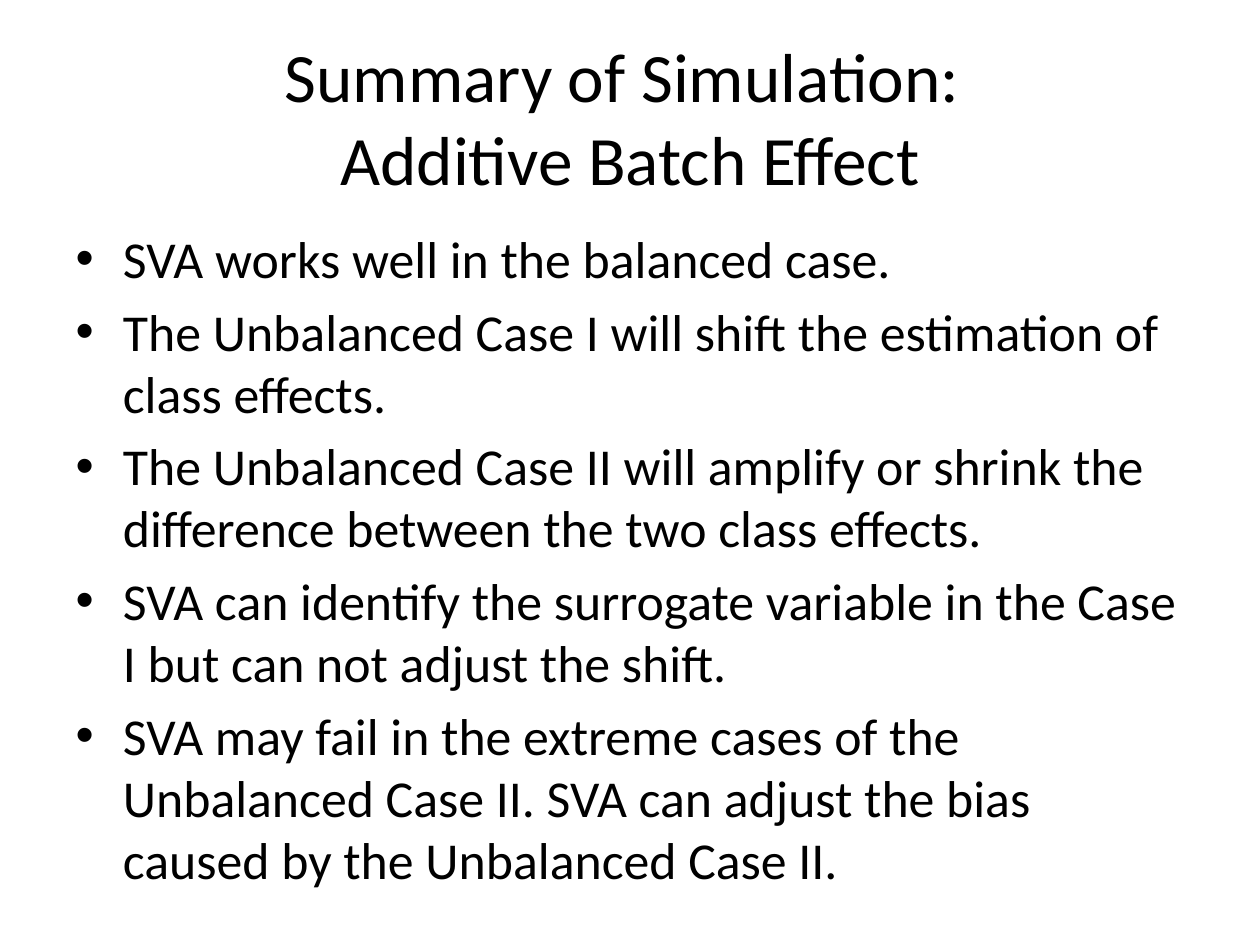
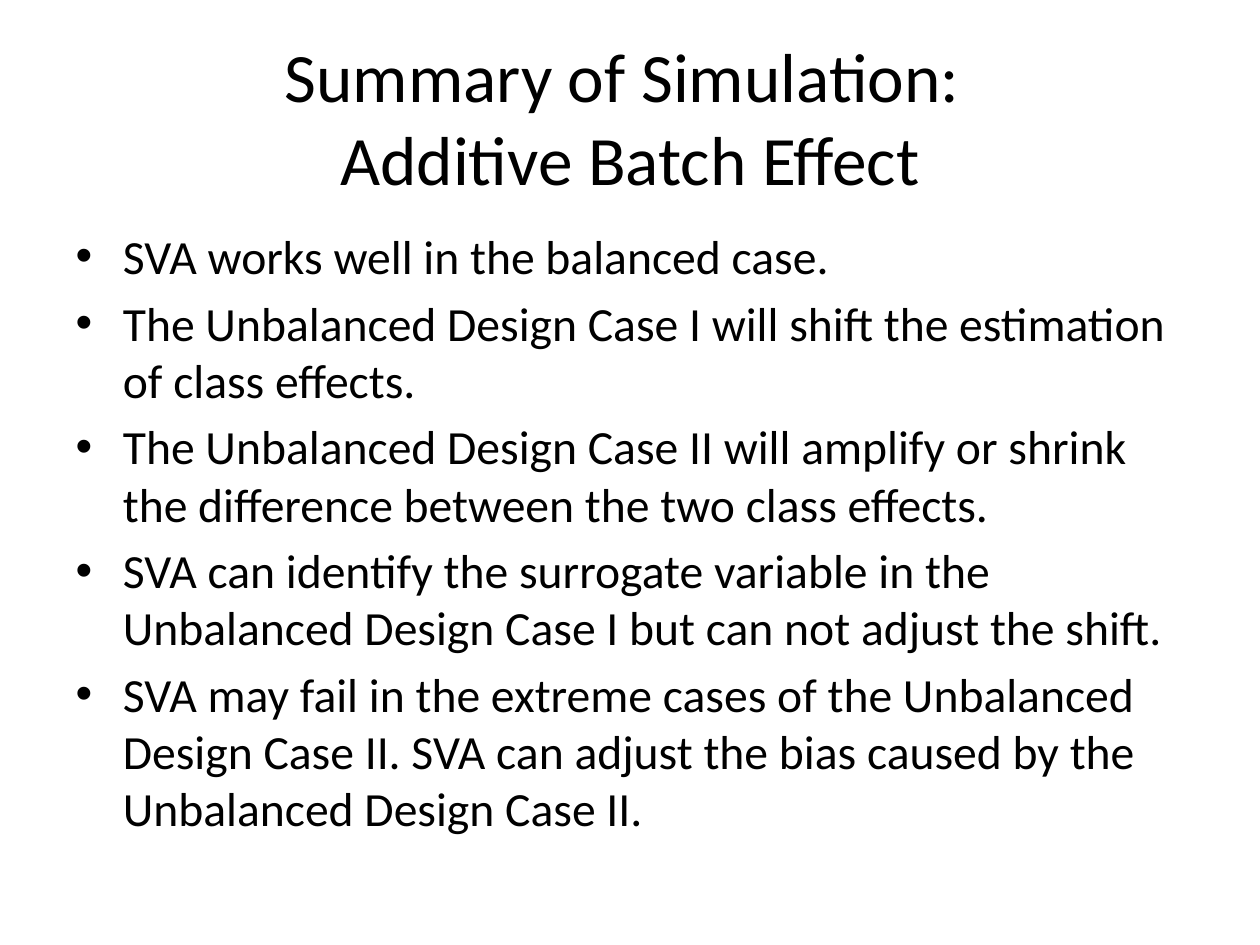
Before and after one commit to MeileiJiang/robust-against-heterogeneity, a slide deck: slide 12 of Surrogate Variable Analysis/notes/Analysis of Angle.pptx. Drawn at 1260x945 pixels with LibreOffice and Linux fonts; fonts in the diff are those of the drawing. Boxes give left, top, right and bottom in pixels: in the first picture for what was removed or moved away, otherwise in the second. Text is boxed around its words. In the diff, an @@ line names an element or a change of style, - is before the commit and + after.

```diff
--- a/Surrogate Variable Analysis/notes/Analysis of Angle.pptx
+++ b/Surrogate Variable Analysis/notes/Analysis of Angle.pptx
@@ text at box(123, 241, 829, 275): size 29.6 to 27.2 pt in "SVA works well in the balanced case." @@
@@ text at box(123, 308, 1164, 835): text changed; size 29.6 to 27.2 pt @@
-• The Unbalanced Case I will shift the estimation of class effects.
-• The Unbalanced Case II will amplify or shrink the difference between the two class effects.
-• SVA can identify the surrogate variable in the Case I but can not adjust the shift.
-• SVA may fail in the extreme cases of the Unbalanced Case II. SVA can adjust the bias caused by the Unbalanced Case II.
+• The Unbalanced Design Case I will shift the estimation of class effects.
+• The Unbalanced Design Case II will amplify or shrink the difference between the two class effects.
+• SVA can identify the surrogate variable in the Unbalanced Design Case I but can not adjust the shift.
+• SVA may fail in the extreme cases of the Unbalanced Design Case II. SVA can adjust the bias caused by the Unbalanced Design Case II.
```
Also in this commit, not shown: 3 other slides changed, 3 other files.
